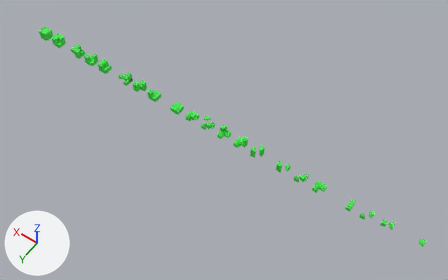
Two versions of the glTF model minecraft/project/assets/MC_CIRCLE_16.glb, one commit apart.
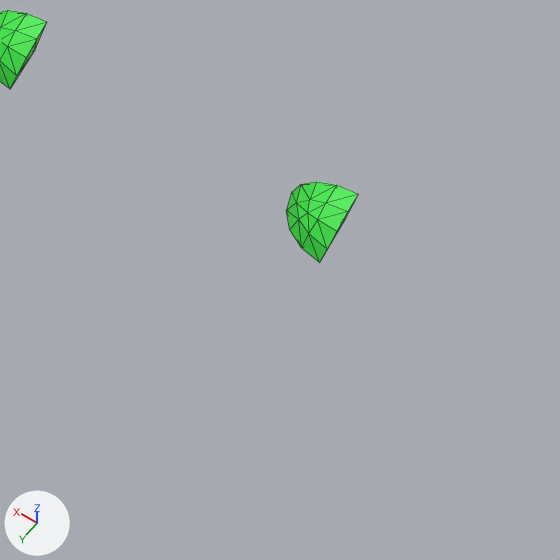
The first picture shows the older version from a camera (50 mm lens) standing at (-72.1, 24.1, 49.1) and looking at (-49.7, -7.2, -0.2). The close-ups show the older and then the newer version on the part from 87% to 100% of the width and 79% to 99% of the height of that picture. Only the edits that show in the close-ups are written down. The axes (+X, +Y, +Z) are drawn at lower left. The lights are the same throughout. The close-ups show mesh edges as thin lines.

Names of what the first close-up shows: '00000001_circle', '01000001_circle'.
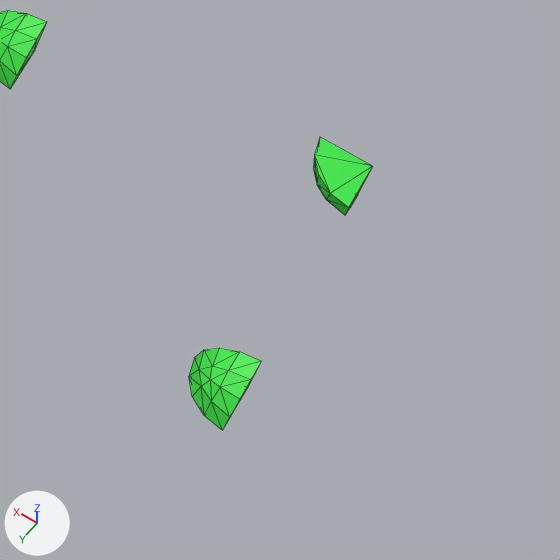
Where the change shows, as pixel boxes (x1, y1, x2, y2) in the close-ups (560 x 560 px):
'00000001_circle', moved
    before: (286, 182, 358, 262)
    after: (189, 348, 261, 431)
'00010000_circle', added (green)
    after: (313, 137, 373, 215)

Edits to the bpy script that builds the scene:
```text
Add me_cube_096:
    me_cube_096.from_pydata(...)  # 20 vertices, 36 faces; spans x -0.5..0.0, y -0.5..0.0, z 0.0..0.5
    me_cube_096.materials.append(mat_grass)  # green #3ee749
Change ob_00000001_circle:
    ob_00000001_circle.location: (-70.5, -7.5, 0.5) -> (-70.5, -5.5, 0.5)
Add ob_00010000_circle:
    ob_00010000_circle = bpy.data.objects.new('00010000_circle', me_cube_096)
    ob_00010000_circle.location = (-70.5, -7.5, 0.5)
```
